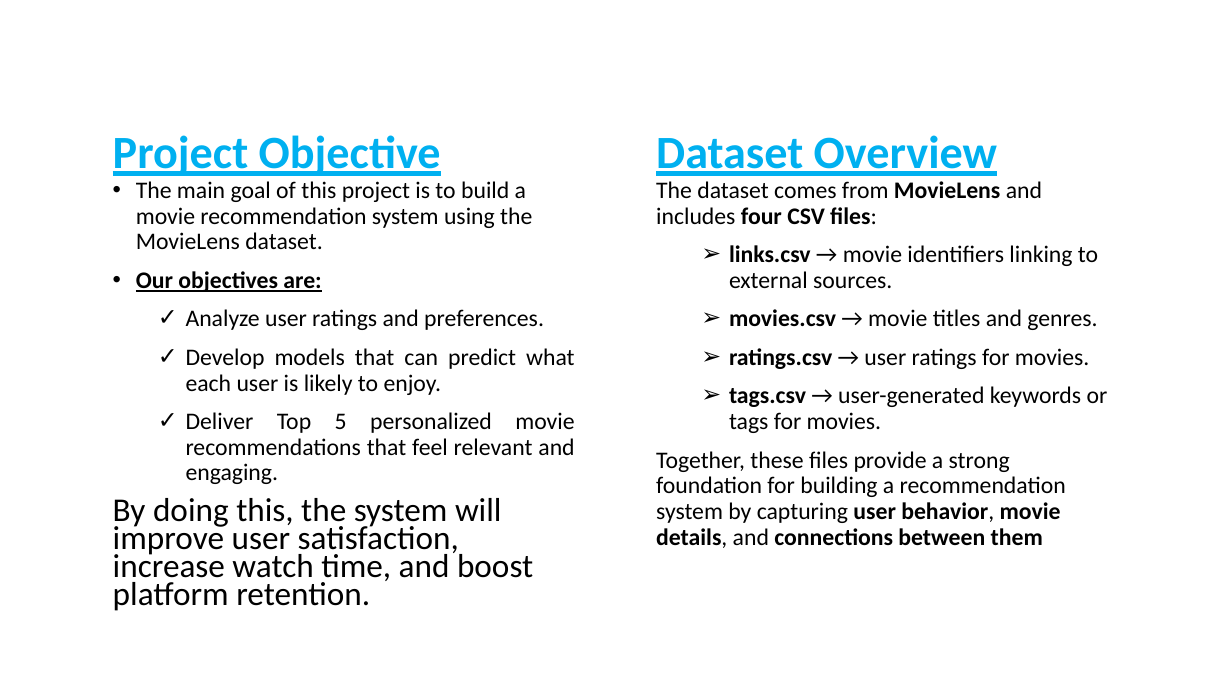
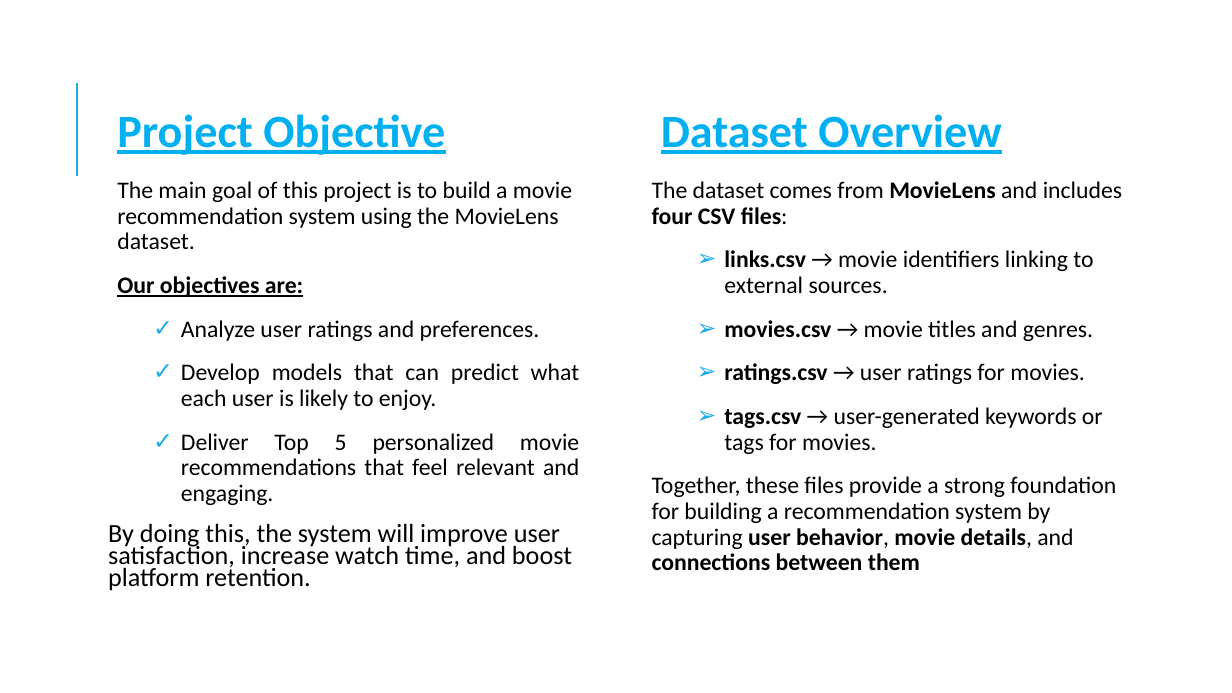
Before and after one commit to H-Rumenya/Group_2_P4_Project, a slide deck: slide 4 of Non-Technical Presentation.pptx. Drawn at 1232x693 pixels with LibreOffice and Linux fonts; fonts in the diff are those of the drawing. Boxes give left, top, right and bottom in pixels: in the first picture for what was removed or moved away, otherwise in the second. Text is boxed around its words. In the diff, an @@ line names an element or a change of style, - is before the commit and + after.

Commit message:
Project Non-Technical Description

```diff
--- a/Non-Technical Presentation.pptx
+++ b/Non-Technical Presentation.pptx
@@ line added from (77, 176) to (77, 83), #1CADE4 1.5 pt @@
@@ text "Project Objective" at [117,114,445,155]: less space between paragraphs; vertical alignment bottom to middle @@
@@ text "Dataset Overview" at [661,114,1001,154]: less space between paragraphs; vertical alignment bottom to middle @@
@@ text "The main goal of this ..." at [108,181,580,591]: size 25.9 to 20.4 pt in "By doing this, the system will improve ..."; bullet • to  ; more space between paragraphs @@
@@ text "The dataset comes from MovieLens ..." at [652,181,1122,570]: more space between paragraphs @@
```
Also in this commit, not shown: 10 other slides changed, 2 slides added.
